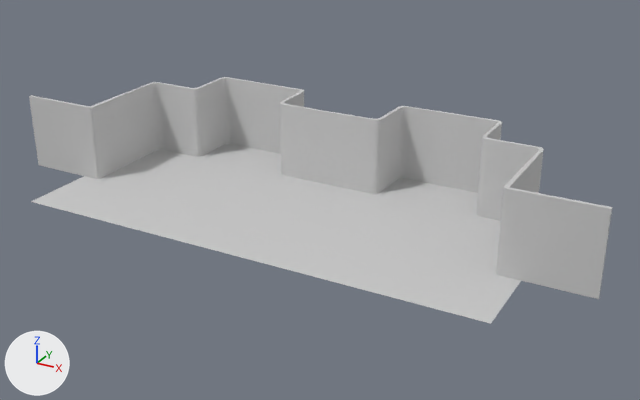
One commit to the FBX model Studio3Unity/Assets/IndividualSections/Leon/Assets/wall.FBX: the scene before it, then after it.
Before and after are seen from a 50 mm camera at (90.9, -152.4, 79.2) aimed at (6.2, 1.6, 2.2). The axes (+X, +Y, +Z) are drawn at lower left. The lights are the same throughout.

The first picture shows 'Line001', 'Plane001'.
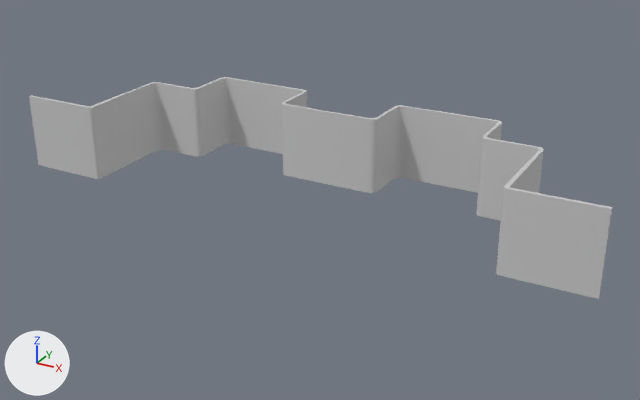
Where the change shows, as pixel boxes [x1, y1, x2, y2] in the pictures (640 x 400 px; the box of a moved part takes in the faces that stretch with it):
'Plane001', deleted: before [31, 144, 521, 324]
part 1 of me_mesh_001, moved or reshaped: before [327, 106, 493, 194]; after [327, 105, 493, 193]
part 2 of me_mesh_001, moved or reshaped: [229, 77, 328, 184] in both

The edits, one by one:
me_mesh_001 has 244 vertices, 242 faces and spans x -39.3..95.3, y -24.0..12.1, z 0.0..17.5.
me_mesh_001 is used by ob_line001; location (-27.3, 15.5, 0.0).
me_mesh_001 part 1: all 40 vertices in x 38.7..42.8, y -0.6..11.9, z 0.0..17.5 are moved by (-0.8, 0.0, 0.0).
me_mesh_001 part 2: all 40 vertices in x 13.3..17.4, y -0.6..11.9, z 0.0..17.5 are moved by (0.6, 0.0, 0.0).
Object 'Plane001' (ob_plane001) is deleted.
